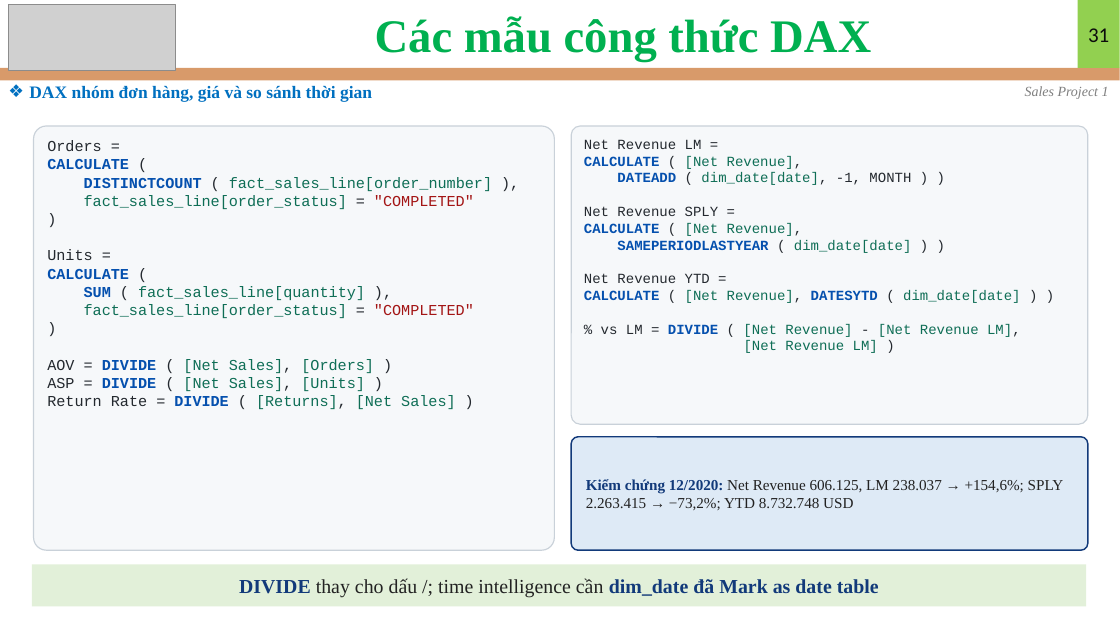
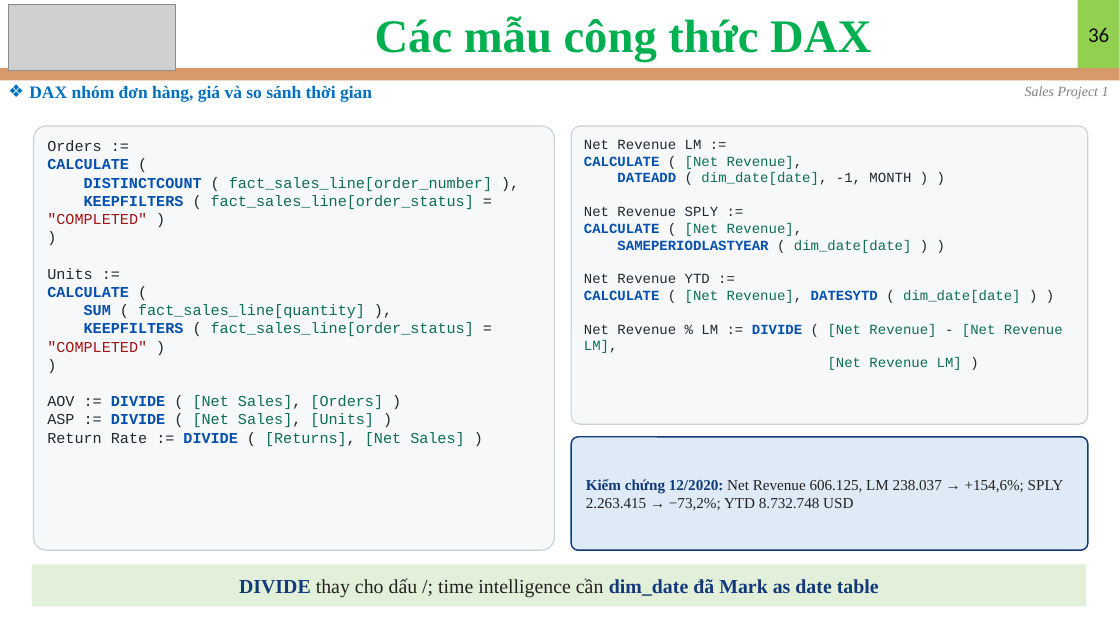
Before and after one commit to nguyennguyenphuc/eDA-Mentor, a slide deck: slide 36 of Sales/Sales Data/Project 1/Slide_Project_1.pptx (slide 31 before the commit). Drawn at 1120x630 pixels with LibreOffice and Linux fonts; fonts in the diff are those of the drawing; grey boxes stand for pictures. Boxes give left, top, right and bottom in pixels: in the first picture for what was removed or moved away, otherwise in the second. Text is boxed around its words. In the diff, an @@ line names an element or a change of style, - is before the commit and + after.

```diff
--- a/Sales/Sales Data/Project 1/Slide_Project_1.pptx
+++ b/Sales/Sales Data/Project 1/Slide_Project_1.pptx
@@ page number at <box>1088,28,1109,42</box>: text changed @@
-31
+36
@@ text in rounded rectangle at <box>47,195,474,224</box>: text changed @@
-fact_sales_line[order_status] = "COMPLETED"
+KEEPFILTERS ( fact_sales_line[order_status] = "COMPLETED" )
@@ text in rounded rectangle at <box>584,206,719,283</box>: text changed @@
-Net Revenue SPLY =
+Net Revenue SPLY :=
@@ text in rounded rectangle at <box>47,268,92,279</box>: text changed @@
-Units =
+Units :=
@@ text in rounded rectangle at <box>47,322,474,352</box>: text changed @@
-fact_sales_line[order_status] = "COMPLETED"
+KEEPFILTERS ( fact_sales_line[order_status] = "COMPLETED" )
@@ text in rounded rectangle at <box>584,324,1063,353</box>: text changed @@
-% vs LM = DIVIDE ( [Net Revenue] - [Net Revenue LM],
+Net Revenue % LM := DIVIDE ( [Net Revenue] - [Net Revenue LM],
@@ text in rounded rectangle at <box>47,395,465,446</box>: text changed @@
-AOV = DIVIDE ( [Net Sales], [Orders] )
-ASP = DIVIDE ( [Net Sales], [Units] )
-Return Rate = DIVIDE ( [Returns], [Net Sales] )
+AOV := DIVIDE ( [Net Sales], [Orders] )
+ASP := DIVIDE ( [Net Sales], [Units] )
+Return Rate := DIVIDE ( [Returns], [Net Sales] )
```
Also in this commit, not shown: 11 other slides changed, 7 slides added, 34 other files.
